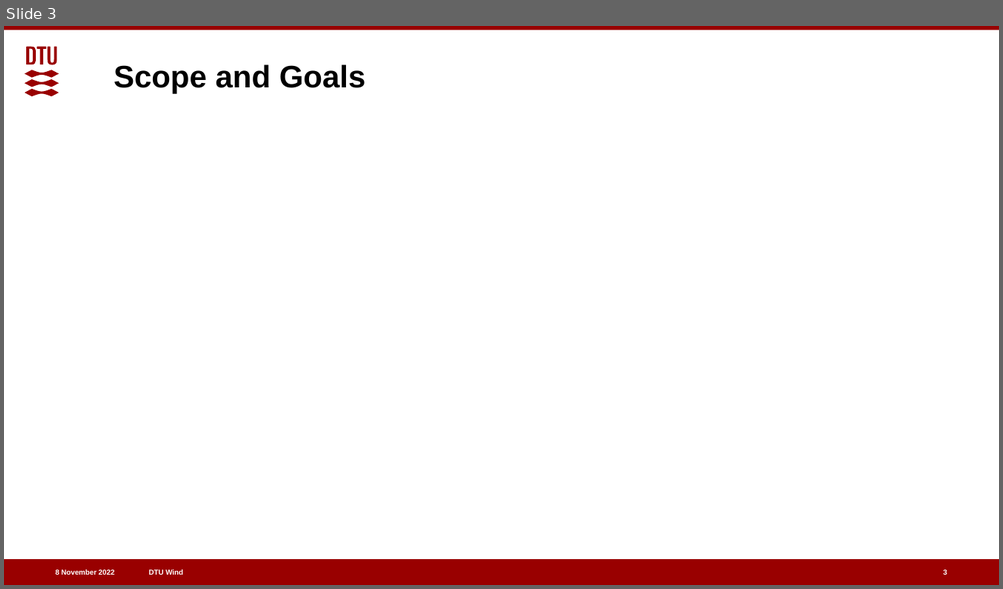
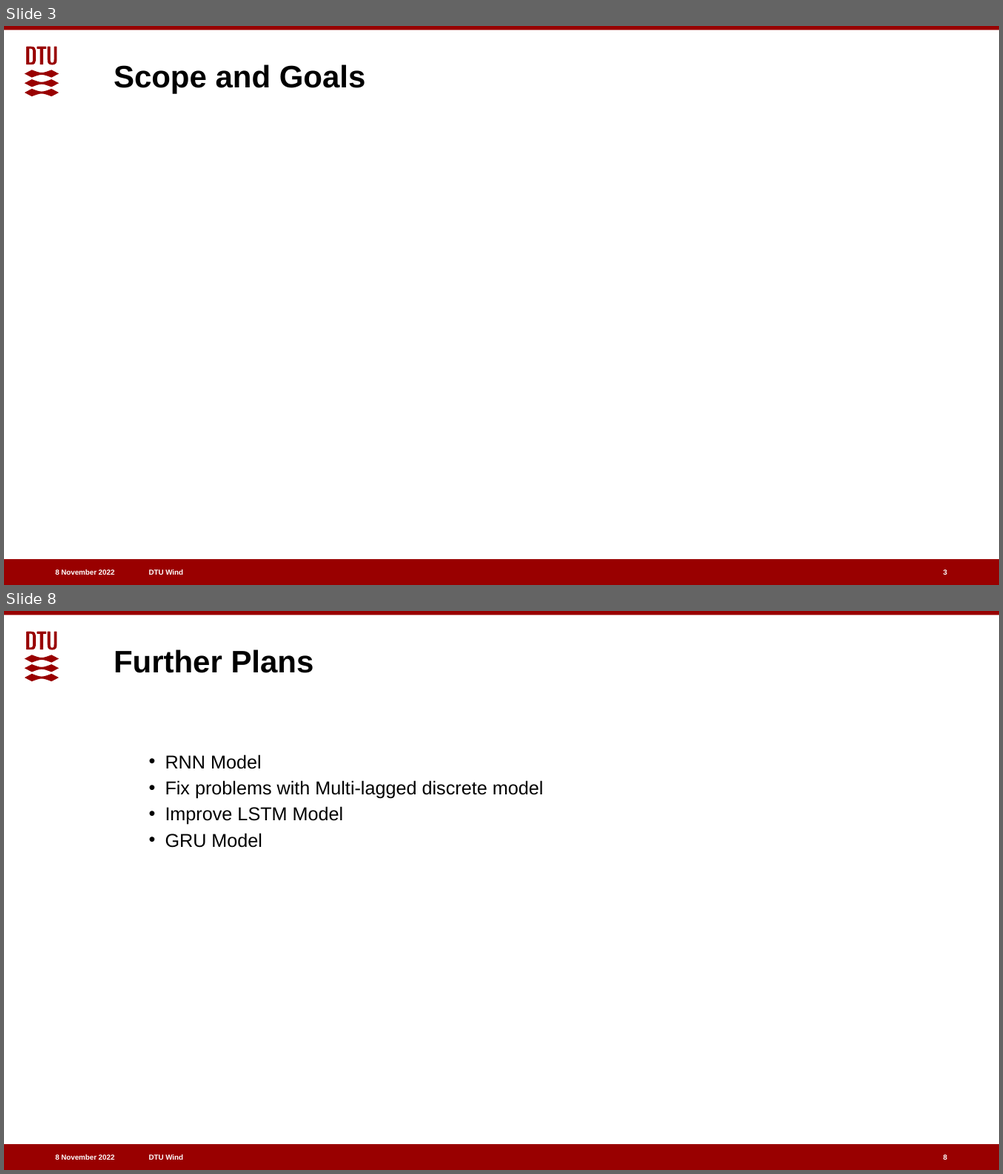
Before and after one commit to joramdevries/ProbabilisticMethods, a slide deck: Final_Project/FeedbackPresentation.pptx. Shown one above the other, each under a label of ours: slide 3 before the commit, slides 3 and 8 after it; the slides between them are not shown. The pictures are 1003x589 and 1003x1174 pixels, drawn with LibreOffice and Linux fonts; fonts in the diff are those of the drawing. Boxes give left, top, right and bottom in pixels: in the first picture for what was removed or moved away, otherwise in the second. Text is boxed around its words. In the diff, an @@ line names an element or a change of style, - is before the commit and + after.

```diff
--- a/Final_Project/FeedbackPresentation.pptx
+++ b/Final_Project/FeedbackPresentation.pptx
@@ slide 8 added at (x1=4, y1=611, x2=999, y2=1170), background #FFFFFF; not listed: 5 template elements that a slide beside it also shows @@
@@ title added at (x1=114, y1=649, x2=314, y2=673), 30 pt, text #000000, bold @@
+Further Plans
@@ text added at (x1=165, y1=755, x2=543, y2=848), 18 pt, text #000000 @@
+• RNN Model
+• Fix problems with Multi-lagged discrete model
+• Improve LSTM Model
+• GRU Model
@@ page number added at (x1=943, y1=1155, x2=947, y2=1162), 7 pt, text #FFFFFF, bold @@
+8
```
Also in this commit, not shown: 4 slides changed, 6 other files.
